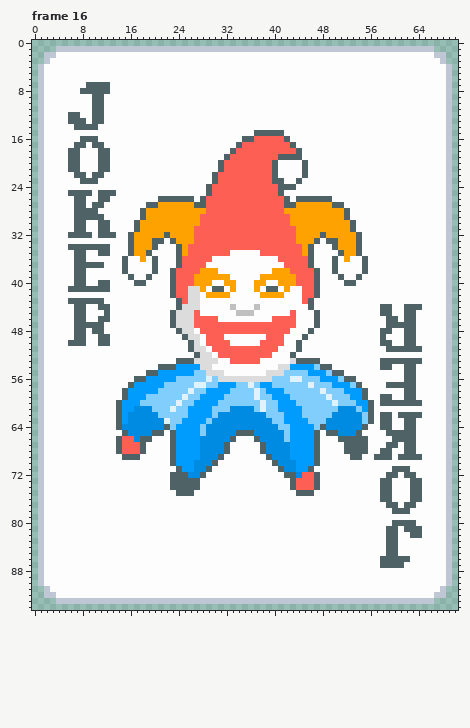
Pixel-art file: dev/spritesheets/joker_atlas2.aseprite. The picture above is the old version.
71x95 pixels, 19 frames. Colours within 5 levels of each other are drawn and written as one. Shown: frame 16. The commit also changed other frames, which this record leaves out.
After:
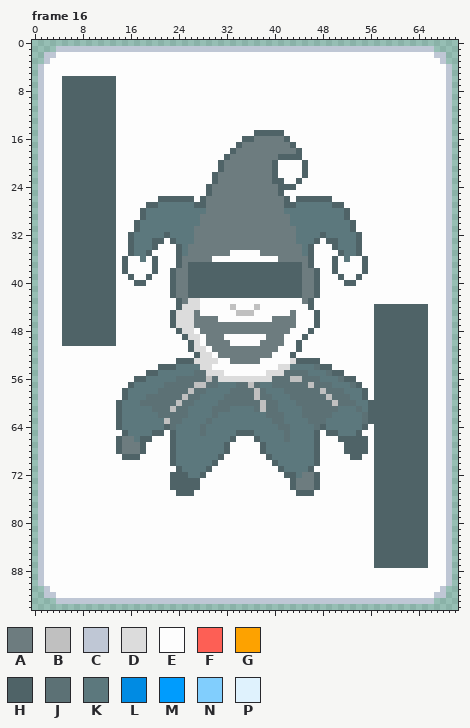
Palette (. is transparent): A #6d7c7f  B #c0c0c0  C #bfc7d5  D #dcdcdc  E #fdfdfd  F #fd5f55  G #fda200  H #4f6367  J #5c7175  K #5c787d  L #008be3  M #009cfd  N #81cefd  P #dff2fd
What changed:
Frame 16, layers "Layer 5", "Layer 1":
y 6: x 5..13 EEEEEEEEE -> HHHHHHHHH
y 7: x 5..8 EEEE -> HHHH; x 13 E -> H
y 8: x 5..7 EEE -> HHH; x 13 E -> H
y 9..11: x 5..9 EEEEE -> HHHHH; x 12..13 EE -> HH
y 12: x 5 E -> H; x 8..9 EE -> HH; x 12..13 EE -> HH
y 13: x 5 E -> H; x 9 E -> H; x 12..13 EE -> HH
y 14: x 5..6 EE -> HH; x 11..13 EEE -> HHH
y 15: x 5..13 EEEEEEEEE -> HHHHHHHHH
y 16: x 5..7 EEE -> HHH; x 11..13 EEE -> HHH; x 37..41 FFFFF -> AAAAA
y 17: x 5..6 EE -> HH; x 9 E -> H; x 12..13 EE -> HH; x 35..42 FFFFFFFF -> AAAAAAAA
y 18: x 5 E -> H; x 8..10 EEE -> HHH; x 13 E -> H; x 34..43 FFFFFFFFFF -> AAAAAAAAAA
y 19: x 5 E -> H; x 8..10 EEE -> HHH; x 13 E -> H; x 33..40 FFFFFFFF -> AAAAAAAA
y 20..21: x 5 E -> H; x 8..10 EEE -> HHH; x 13 E -> H; x 32..39 FFFFFFFF -> AAAAAAAA
y 22: x 5..6 EE -> HH; x 9 E -> H; x 12..13 EE -> HH; x 31..39 FFFFFFFFF -> AAAAAAAAA
y 23: x 5..7 EEE -> HHH; x 11..13 EEE -> HHH; x 31..39 FFFFFFFFF -> AAAAAAAAA
y 24: x 5..13 EEEEEEEEE -> HHHHHHHHH; x 30..40 FFFFFFFFFFF -> AAAAAAAAAAA
y 25: x 5 E -> H; x 10 E -> H; x 30..40 FFFFFFFFFFF -> AAAAAAAAAAA
y 26: x 5..6 EE -> HH; x 9..10 EE -> HH; x 13 E -> H; x 29..41 FFFFFFFFFFFFF -> AAAAAAAAAAAAA
y 27: x 5..6 EE -> HH; x 9 E -> H; x 12..13 EE -> HH; x 21..26 GGGGGG -> KKKKKK; x 29..41 FFFFFFFFFFFFF -> AAAAAAAAAAAAA; x 44..49 GGGGGG -> KKKKKK
y 28: x 5..6 EE -> HH; x 11..13 EEE -> HHH; x 19..51 GGGGGGGGGGFFFFFFFFFFFFFGGGGGGGGGG -> KKKKKKKKKKAAAAAAAAAAAAAKKKKKKKKKK
y 29: x 5..6 EE -> HH; x 12..13 EE -> HH; x 19..51 GGGGGGGGGFFFFFFFFFFFFFFFGGGGGGGGG -> KKKKKKKKKAAAAAAAAAAAAAAAKKKKKKKKK
y 30: x 5..6 EE -> HH; x 9..10 EE -> HH; x 13 E -> H; x 18..52 GGGGGGGGGGFFFFFFFFFFFFFFFGGGGGGGGGG -> KKKKKKKKKKAAAAAAAAAAAAAAAKKKKKKKKKK
y 31: x 5..6 EE -> HH; x 9..10 EE -> HH; x 13 E -> H; x 18..52 GGGGGGGGGFFFFFFFFFFFFFFFFFGGGGGGGGG -> KKKKKKKKKAAAAAAAAAAAAAAAAAKKKKKKKKK
y 32: x 5 E -> H; x 10 E -> H; x 17..21 GGGGG -> KKKKK; x 23..47 GGGGFFFFFFFFFFFFFFFFFGGGG -> KKKKAAAAAAAAAAAAAAAAAKKKK; x 49..53 GGGGG -> KKKKK
y 33: x 5..13 EEEEEEEEE -> HHHHHHHHH; x 17..19 GGG -> KKK; x 24..46 GGGFFFFFFFFFFFFFFFFFGGG -> KKKAAAAAAAAAAAAAAAAAKKK; x 51..53 GGG -> KKK
y 34: x 5 E -> H; x 13 E -> H; x 17..19 GGG -> KKK; x 25..45 GFFFFFFFFFFFFFFFFFFFG -> KAAAAAAAAAAAAAAAAAAAK; x 51..53 GGG -> KKK
y 35: x 5..6 EE -> HH; x 9..10 EE -> HH; x 13 E -> H; x 17..18 GG -> KK; x 25..32 GFFFFFFF -> KAAAAAAA; x 38..45 FFFFFFFG -> AAAAAAAK; x 52..53 GG -> KK
y 36: x 5..6 EE -> HH; x 9..13 EEEEE -> HHHHH; x 18 G -> K; x 25..29 FFFFF -> AAAAA; x 41..45 FFFFF -> AAAAA; x 52 G -> K
y 37: x 5..6 EE -> HH; x 12..13 EE -> HH; x 25..45 FFFFEEEEEEEEEEEEEFFFF -> AHHHHHHHHHHHHHHHHHHHA
y 38: x 5..6 EE -> HH; x 9..13 EEEEE -> HHHHH; x 24..46 FFFFGGGEEEEEEEEEGGGFFFF -> AAHHHHHHHHHHHHHHHHHHHAA
y 39: x 5..6 EE -> HH; x 9..13 EEEEE -> HHHHH; x 24..46 FFFGGGGGGEEEEEGGGGGGFFF -> AAHHHHHHHHHHHHHHHHHHHAA
y 40: x 5..6 EE -> HH; x 9..10 EE -> HH; x 13 E -> H; x 24..46 FFFGGGEEGGEEEGGEEGGGFFF -> AAHHHHHHHHHHHHHHHHHHHAA
y 41: x 5 E -> H; x 13 E -> H; x 24..29 FFDDGE -> AAHHHH; x 32..38 EGEEEGE -> HHHHHHH; x 41..46 EGEEFF -> HHHHAA
y 42: x 5..13 EEEEEEEEE -> HHHHHHHHH; x 24..46 FFDDEGGGGEEEEEGGGGEEEFF -> AAHHHHHHHHHHHHHHHHHHHAA
y 43: x 5 E -> H; x 12..13 EE -> HH; x 25 F -> A; x 45 F -> A
y 44: x 5..6 EE -> HH; x 9..10 EE -> HH; x 13 E -> H; x 57 E -> H; x 60..61 EE -> HH; x 65 E -> H
y 45: x 5..6 EE -> HH; x 9..11 EEE -> HHH; x 13 E -> H; x 27 F -> A; x 43 F -> A; x 57 E -> H; x 60..61 EE -> HH; x 64..65 EE -> HH
y 46: x 5..6 EE -> HH; x 9..10 EE -> HH; x 13 E -> H; x 27..30 FFFF -> AAAA; x 40..43 FFFF -> AAAA; x 57..58 EE -> HH; x 61 E -> H; x 64..65 EE -> HH
y 47: x 5..6 EE -> HH; x 12..13 EE -> HH; x 27..43 FFFFFFFFFFFFFFFFF -> AAAAAAAAAAAAAAAAA; x 57..58 EE -> HH; x 64..65 EE -> HH
y 48: x 5..6 EE -> HH; x 9 E -> H; x 12..13 EE -> HH; x 28..42 FFFFFFFFFFFFFFF -> AAAAAAAAAAAAAAA; x 57 E -> H; x 60..61 EE -> HH; x 64..65 EE -> HH
y 49: x 5..6 EE -> HH; x 9..10 EE -> HH; x 13 E -> H; x 29..31 FFF -> AAA; x 39..41 FFF -> AAA; x 57 E -> H; x 59..61 EEE -> HHH; x 64..65 EE -> HH
y 50: x 5 E -> H; x 9..10 EE -> HH; x 13 E -> H; x 29..32 FFFF -> AAAA; x 38..41 FFFF -> AAAA; x 57 E -> H; x 60..61 EE -> HH; x 64..65 EE -> HH
y 51: x 30..40 FFFFFFFFFFF -> AAAAAAAAAAA; x 57..58 EE -> HH; x 65 E -> H
y 52: x 31..39 FFFFFFFFF -> AAAAAAAAA; x 57..65 EEEEEEEEE -> HHHHHHHHH
y 53: x 33..37 FFFFF -> AAAAA; x 57 E -> H; x 65 E -> H
y 54: x 24..27 MMMM -> KKKK; x 43..47 MMMMN -> KKKKJ; x 57 E -> H; x 60..61 EE -> HH; x 64..65 EE -> HH
y 55: x 21..28 MMMMMMNN -> KKKKKKJJ; x 42..49 NNNNMMMN -> JJJJKKKJ; x 57..61 EEEEE -> HHHHH; x 64..65 EE -> HH
y 56: x 19..30 MMMMMNNNNNPN -> KKKKKJJJJJBJ; x 40..51 NNNPPNNNMMMN -> JJJBBJJJKKKJ; x 57..61 EEEEE -> HHHHH; x 64..65 EE -> HH
y 57: x 17..53 MMMMMNNNNNPPNNMMMNNPNMMNNNNNNPNNNMMMN -> KKKKKJJJJJBBJJKKKJJBJKKJJJJJJBJJJKKKJ; x 57..58 EE -> HH; x 64..65 EE -> HH
y 58: x 16..54 MMMMMNNNNNPNNMMMMNNNNPNMMMNNNNNNPNNNMMM -> KKKKKJJJJJBJJKKKKJJJJBJKKKJJJJJJBJJJKKK; x 57..61 EEEEE -> HHHHH; x 64..65 EE -> HH
y 59: x 16..54 MMMNNNNNNPNNMMMMNNNNNPNNMMMNNNNNNPNNNMM -> KKKJJJJJJBJJKKKKJJJJJBJJKKKJJJJJJBJJJKK; x 57 E -> H; x 60..61 EE -> HH; x 64..65 EE -> HH
y 60: x 15..55 MMMNNNNNNPNNMMMMNNNNNNNPNNMMMNNNNNNPNNNMM -> KKKJJJJJJBJJKKKKJJJJJJJBJJKKKJJJJJJBJJJKK; x 57 E -> H; x 65 E -> H
y 61: x 15..55 MMLLLNNNPNNMMMMNNNLLLLNPNNMMMMNNNNNNLLLNM -> KKKKKJJJBJJKKKKJJJKKKKJBJJKKKKJJJJJJKKKJK; x 57..65 EEEEEEEEE -> HHHHHHHHH
y 62: x 15..55 MLLLLLNNNNNMMMMNLLLLLLLLNNNMMMNNNNNLLLLLN -> KKKKKKJJJJJKKKKJKKKKKKKKJJJKKKJJJJJKKKKKJ; x 57 E -> H; x 60 E -> H; x 65 E -> H
y 63: x 15..55 MLLLLLLPNNMMMMNLLLLLLLLLLNNMMMMNNNLLLLLLN -> KKKKKKKBJJKKKKJKKKKKKKKKKJJKKKKJJJKKKKKKJ; x 57 E -> H; x 60..61 EE -> HH; x 64..65 EE -> HH
y 64: x 15..21 LLLLLLL -> KKKKKKK; x 23..47 NMMMMNLLLLLLLLLLLLNNMMMMN -> JKKKKJKKKKKKKKKKKKJJKKKKJ; x 49..54 LLLLLL -> KKKKKK; x 57 E -> H; x 60..61 EE -> HH; x 64..65 EE -> HH
y 65: x 16..19 LLLL -> KKKK; x 24..33 MMMMNLLLLL -> KKKKJKKKKK; x 37..46 LLLLLNMMMM -> KKKKKJKKKK; x 51..53 LLL -> KKK; x 57..58 EE -> HH; x 64..65 EE -> HH
y 66: x 15..17 FFL -> AAK; x 24..32 MMMMLLLLL -> KKKKKKKKK; x 38..46 LLLLNMMMM -> KKKKJKKKK; x 57..59 EEE -> HHH; x 64..65 EE -> HH
y 67: x 15..17 FFF -> AAA; x 24..31 MMMMLLLL -> KKKKKKKK; x 39..46 LLLLMMMM -> KKKKKKKK; x 57..58 EE -> HH; x 61 E -> H; x 64..65 EE -> HH
y 68: x 15..17 FFF -> AAA; x 24..31 MMMMLLLL -> KKKKKKKK; x 39..46 LLLLMMMM -> KKKKKKKK; x 57 E -> H; x 60..61 EE -> HH; x 64..65 EE -> HH
y 69: x 24..30 MMMMLLL -> KKKKKKK; x 40..46 LLLMMMM -> KKKKKKK; x 60 E -> H; x 65 E -> H
y 70: x 24..29 MMMLLL -> KKKKKK; x 41..46 LLLMMM -> KKKKKK; x 57..65 EEEEEEEEE -> HHHHHHHHH
y 71: x 25..28 MMLL -> KKKK; x 42..45 LLMM -> KKKK; x 57..59 EEE -> HHH; x 63..65 EEE -> HHH
y 72: x 26..27 LL -> KK; x 44..46 LFF -> KAA; x 57..58 EE -> HH; x 61 E -> H; x 64..65 EE -> HH
y 73..74: x 44..46 FFF -> AAA; x 57 E -> H; x 60..62 EEE -> HHH; x 65 E -> H
y 75..76: x 57 E -> H; x 60..62 EEE -> HHH; x 65 E -> H
y 77: x 57..58 EE -> HH; x 61 E -> H; x 64..65 EE -> HH
y 78: x 57..59 EEE -> HHH; x 63..65 EEE -> HHH
y 79: x 57..65 EEEEEEEEE -> HHHHHHHHH
y 80: x 57..59 EEE -> HHH; x 64..65 EE -> HH
y 81: x 57..58 EE -> HH; x 61 E -> H; x 65 E -> H
y 82: x 57..58 EE -> HH; x 61..62 EE -> HH; x 65 E -> H
y 83..85: x 57..58 EE -> HH; x 61..65 EEEEE -> HHHHH
y 86: x 57 E -> H; x 63..65 EEE -> HHH
y 87: x 57 E -> H; x 62..65 EEEE -> HHHH
